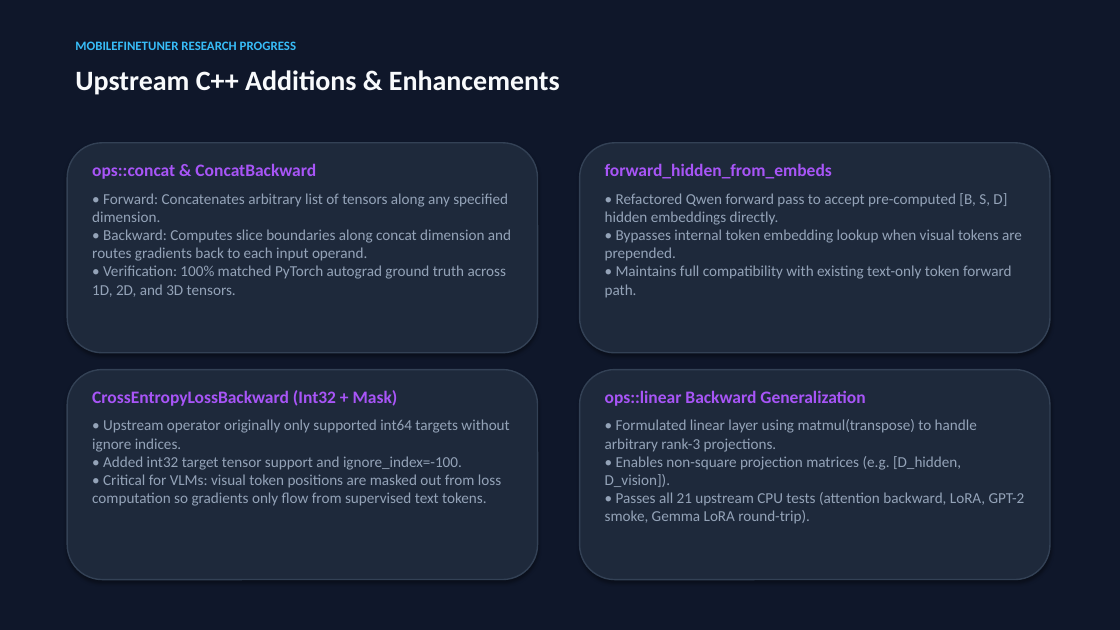
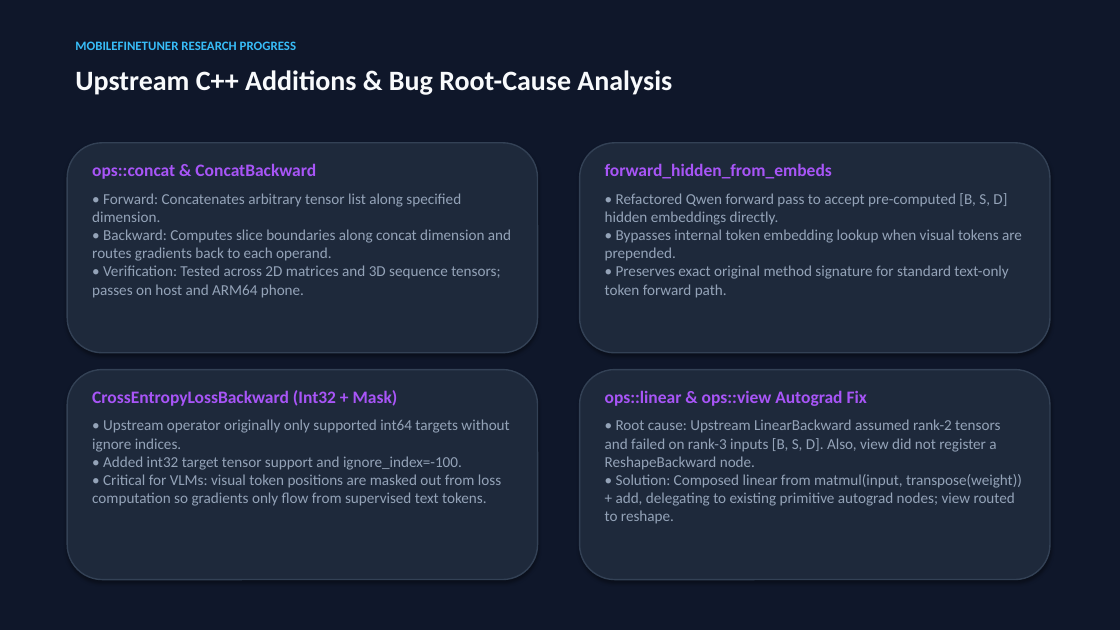
Before and after one commit to tanjirookamado602/multimodal-trainer-flutter, a slide deck: slide 4 of docs/MobileFineTuner_Multimodal_Meeting_Presentation.pptx. Drawn at 1120x630 pixels with LibreOffice and Linux fonts; fonts in the diff are those of the drawing. Boxes give left, top, right and bottom in pixels: in the first picture for what was removed or moved away, otherwise in the second. Text is boxed around its words. In the diff, an @@ line names an element or a change of style, - is before the commit and + after.

```diff
--- a/docs/MobileFineTuner_Multimodal_Meeting_Presentation.pptx
+++ b/docs/MobileFineTuner_Multimodal_Meeting_Presentation.pptx
@@ text at (x1=75, y1=70, x2=672, y2=95): text changed @@
-Upstream C++ Additions & Enhancements
+Upstream C++ Additions & Bug Root-Cause Analysis
@@ text at (x1=92, y1=193, x2=511, y2=298): text changed @@
-• Forward: Concatenates arbitrary list of tensors along any specified dimension.
-• Backward: Computes slice boundaries along concat dimension and routes gradients back to each input operand.
-• Verification: 100% matched PyTorch autograd ground truth across 1D, 2D, and 3D tensors.
+• Forward: Concatenates arbitrary tensor list along specified dimension.
+• Backward: Computes slice boundaries along concat dimension and routes gradients back to each operand.
+• Verification: Tested across 2D matrices and 3D sequence tensors; passes on host and ARM64 phone.
@@ text at (x1=605, y1=193, x2=1022, y2=298): text changed @@
-• Refactored Qwen forward pass to accept pre-computed [B, S, D] hidden embeddings directly.
-• Bypasses internal token embedding lookup when visual tokens are prepended.
-• Maintains full compatibility with existing text-only token forward path.
+• Refactored Qwen forward pass to accept pre-computed [B, S, D] hidden embeddings directly.
+• Bypasses internal token embedding lookup when visual tokens are prepended.
+• Preserves exact original method signature for standard text-only token forward path.
@@ text at (x1=605, y1=390, x2=867, y2=406): text changed @@
-ops::linear Backward Generalization
+ops::linear & ops::view Autograd Fix
@@ text at (x1=605, y1=419, x2=1022, y2=524): text changed @@
-• Formulated linear layer using matmul(transpose) to handle arbitrary rank-3 projections.
-• Enables non-square projection matrices (e.g. [D_hidden, D_vision]).
-• Passes all 21 upstream CPU tests (attention backward, LoRA, GPT-2 smoke, Gemma LoRA round-trip).
+• Root cause: Upstream LinearBackward assumed rank-2 tensors and failed on rank-3 inputs [B, S, D]. Also, view did not register a ReshapeBackward node.
+• Solution: Composed linear from matmul(input, transpose(weight)) + add, delegating to existing primitive autograd nodes; view routed to reshape.
```
Also in this commit, not shown: 7 other slides changed.
